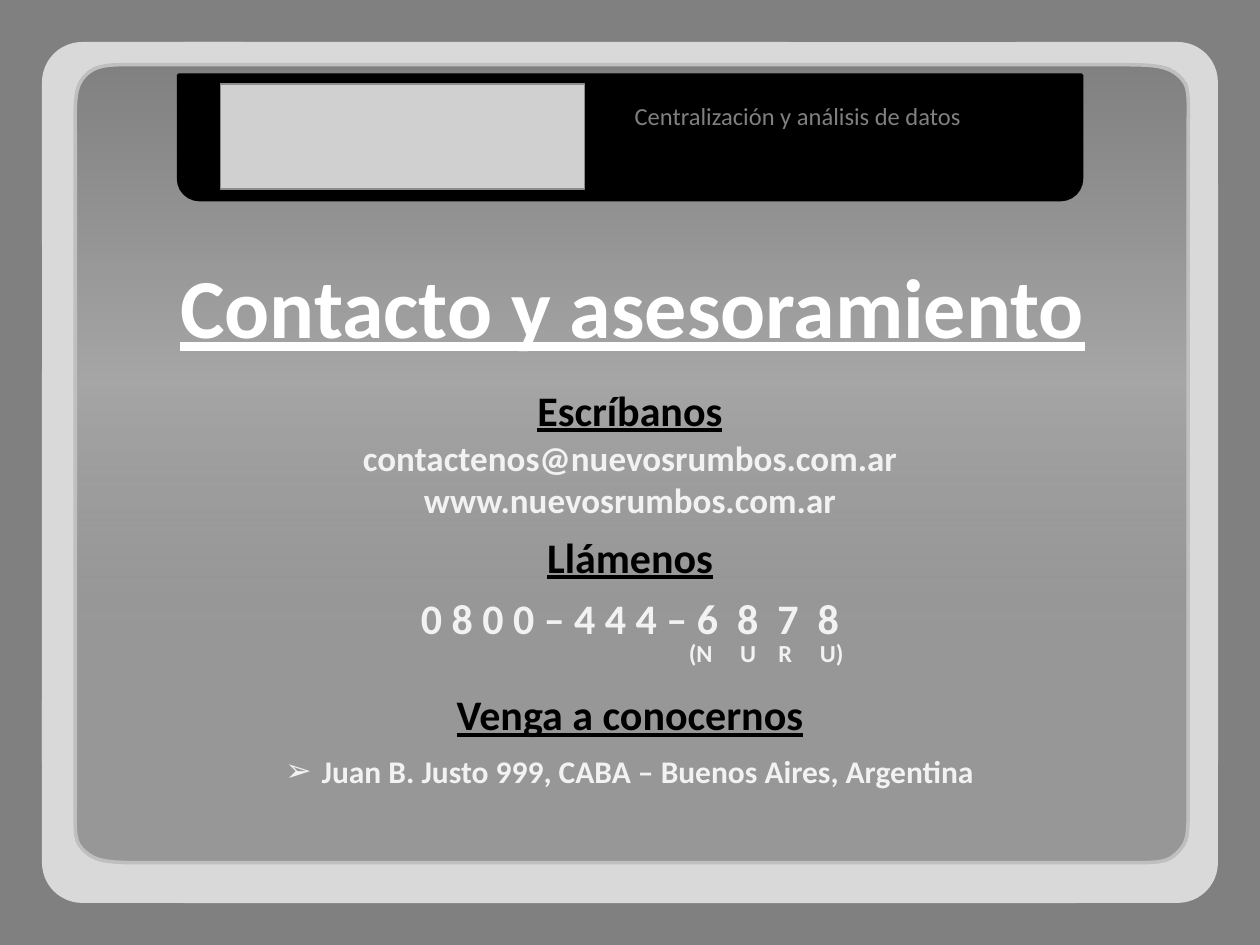
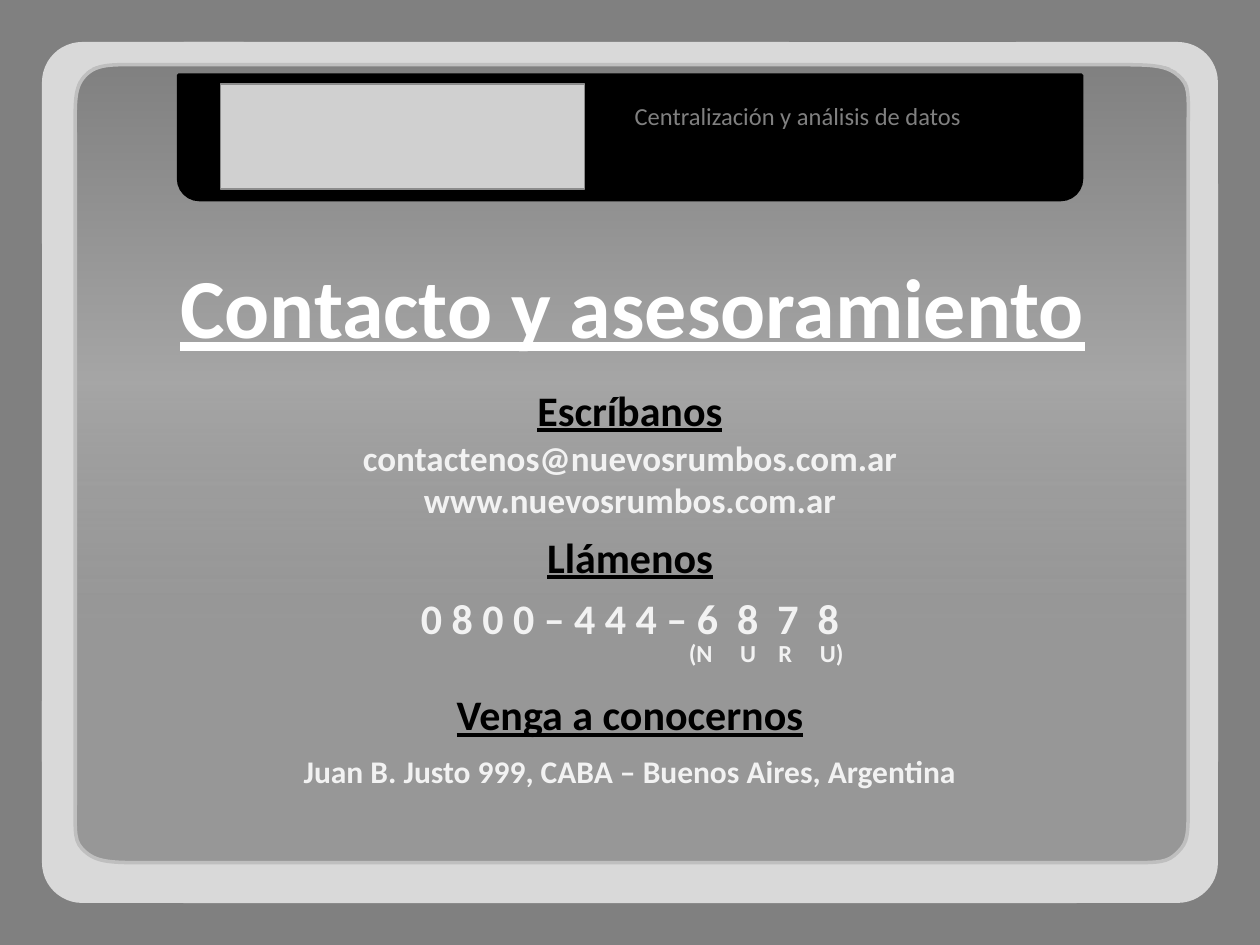
Before and after one commit to adrianachelotti/tallerdesarrollo1ero2011, a slide deck: slide 14 of Presentacion/Comercial/Presentacion Comercial.pptx. Drawn at 1260x945 pixels with LibreOffice and Linux fonts; fonts in the diff are those of the drawing; grey boxes stand for pictures. Boxes give left, top, right and bottom in pixels: in the first picture for what was removed or moved away, otherwise in the second. Text is boxed around its words. In the diff, an @@ line names an element or a change of style, - is before the commit and + after.

```diff
--- a/Presentacion/Comercial/Presentacion Comercial.pptx
+++ b/Presentacion/Comercial/Presentacion Comercial.pptx
@@ text "Juan B. Justo 999, CABA ...": place and size @@
-text "Juan B. Justo 999, CABA ..." at box(322, 761, 974, 788)
+text "Juan B. Justo 999, CABA ..." at box(304, 761, 956, 788)
@@ text "Juan B. Justo 999, CABA ..." at box(304, 761, 956, 788): bullet ➢ to none @@
```
Also in this commit, not shown: 1 other slide changed, 1 slide removed.
